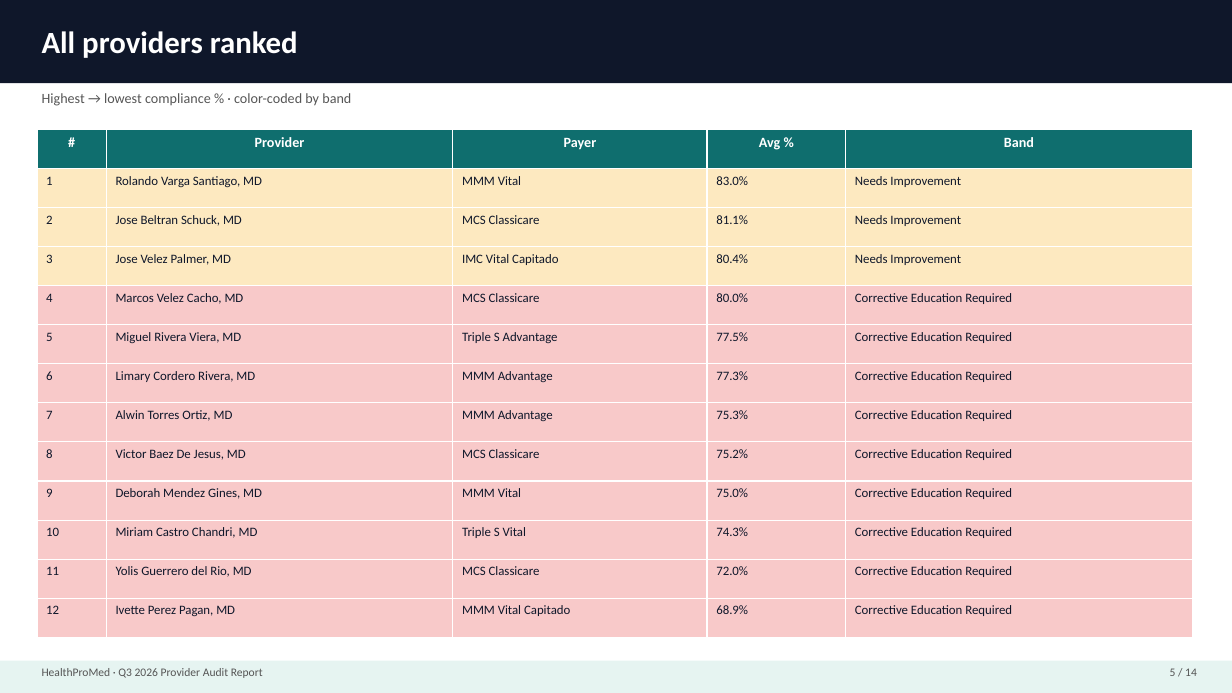
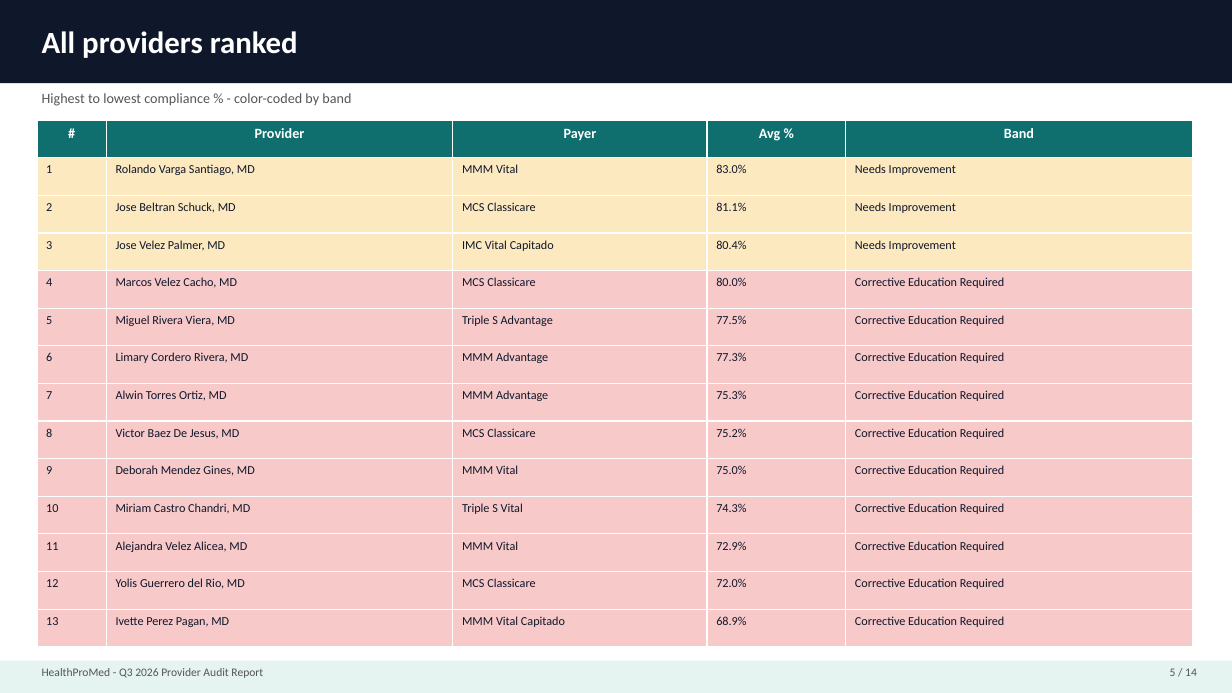
Before and after one commit to ericgalancrc-cmd/Revenue-MD, a slide deck: slide 5 of docs/Q3_2026_Provider_Audit_Report.pptx. Drawn at 1232x693 pixels with LibreOffice and Linux fonts; fonts in the diff are those of the drawing. Boxes give left, top, right and bottom in pixels: in the first picture for what was removed or moved away, otherwise in the second. Text is boxed around its words. In the diff, an @@ line names an element or a change of style, - is before the commit and + after.

```diff
--- a/docs/Q3_2026_Provider_Audit_Report.pptx
+++ b/docs/Q3_2026_Provider_Audit_Report.pptx
@@ text at (42, 93, 351, 106): text changed @@
-Highest → lowest compliance % · color-coded by band
+Highest to lowest compliance % - color-coded by band
@@ table at (37, 120, 1192, 647) @@
-row 12: 11 | Yolis Guerrero del Rio, MD | MCS Classicare | 72.0% | Corrective Education Required
-row 13: 12 | Ivette Perez Pagan, MD | MMM Vital Capitado | 68.9% | Corrective Education Required
+row 12: 11 | Alejandra Velez Alicea, MD | MMM Vital | 72.9% | Corrective Education Required
+row 13: 12 | Yolis Guerrero del Rio, MD | MCS Classicare | 72.0% | Corrective Education Required
+row 14: 13 | Ivette Perez Pagan, MD | MMM Vital Capitado | 68.9% | Corrective Education Required
@@ table: place and size @@
-table at (37, 129, 1192, 638)
+table at (37, 120, 1192, 647)
@@ text at (42, 668, 263, 678): text changed @@
-HealthProMed · Q3 2026 Provider Audit Report
+HealthProMed - Q3 2026 Provider Audit Report
```
Also in this commit, not shown: 13 other slides changed, 1 other file.
